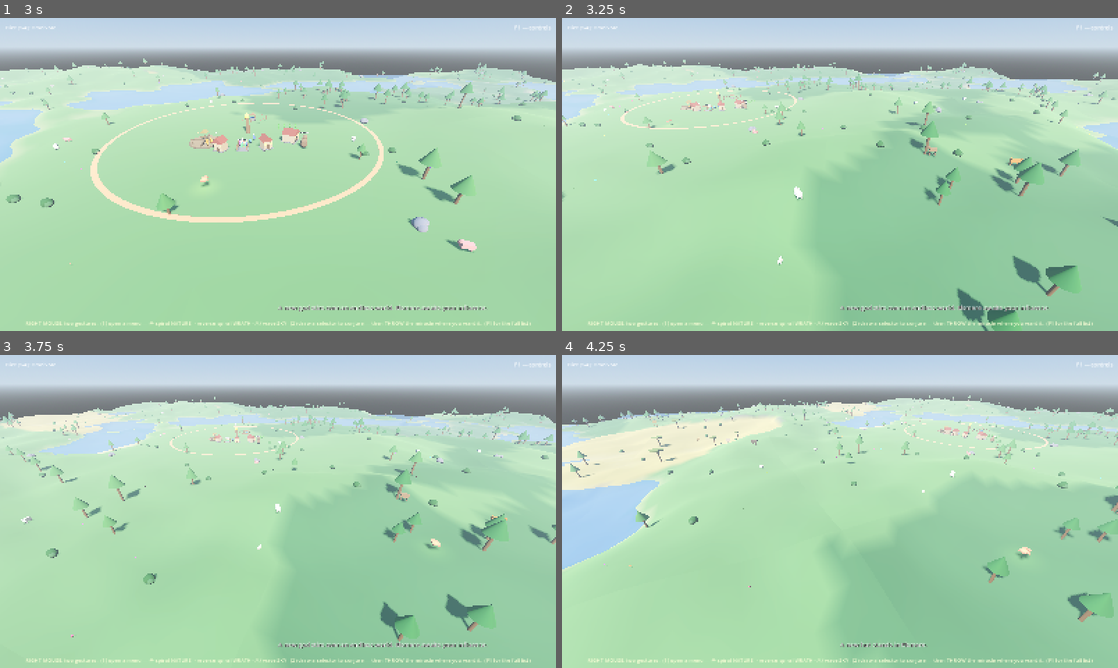
Above: before the commit, frames 1-4 (two rows, left to right).
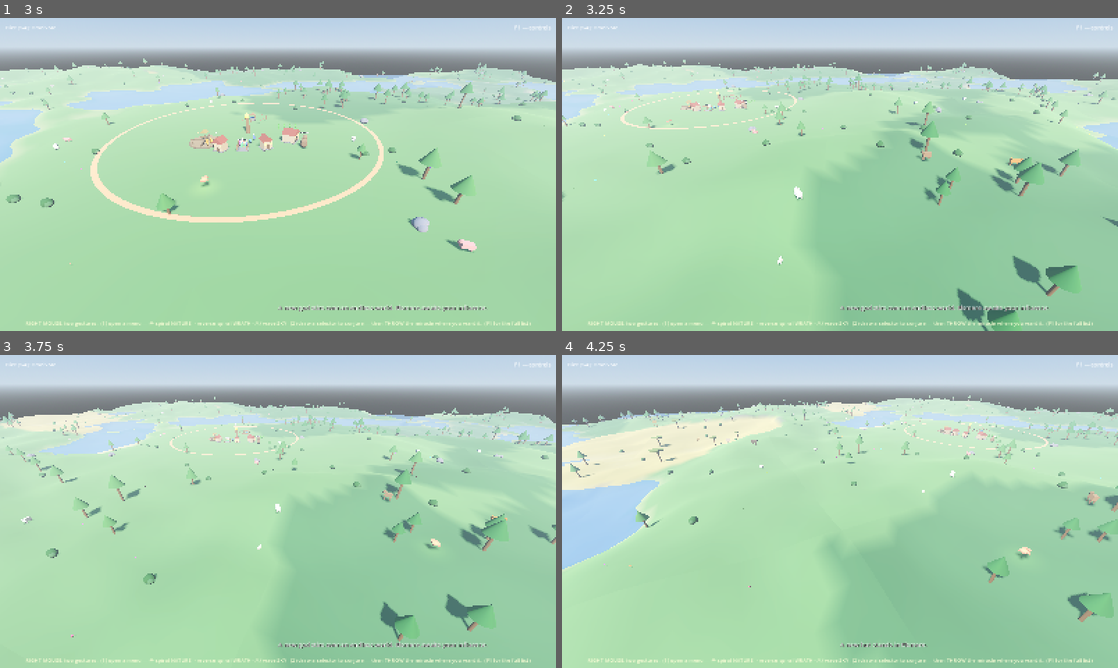
Above: after the commit, the same moments.

Repository: tjloman/tjloman
Game: Godot game, scene res://scenes/main.tscn
Two runs of this game, one before a commit and one after it. Both use one fixed random seed, a clock stepped at 60 frames per second and the inputs below.
Inputs (mouse positions are in pixels of both pictures, inside the frame that each line leads up to):
- Up to frame 1 (3 s): move the mouse to (400, 158) at 0.52 s; hold Right 0.53-1.25 s; hold S (cam_back) 0.53-1.25 s; click (400, 158) at 0.67 s; drag from (166, 190) to (250, 237) at 1.27 s; move the mouse to (333, 105) at 2.02 s; hold Right 2.03-2.75 s; hold A (cam_left) 2.03-2.75 s; drag from (250, 237) to (111, 127) at 2.77 s
- Up to frame 2 (3.25 s): no input
- Up to frame 3 (3.75 s): move the mouse to (444, 558) at 3.52 s; hold Left from 3.53 s (still down); hold Q (cam_rotate_left) from 3.53 s (still down)
- Up to frame 4 (4.25 s): keep holding Left; keep holding Q (cam_rotate_left)

Frame 1 is identical in both runs. In frame 2, less than 0.1% of the frame differs, in the area x 34-68%, y 35-46%; in frame 3, less than 0.1%, in the area x 46-74%, y 34-48%; in frame 4, less than 0.1%.

Commit message:
Periodic obstacle field: villagers, animals, and the creature steer around trees
Not a baked NavigationServer mesh — an endless world of trees that grow,
replant, and burn would need constant, costly re-baking. Instead a new
NavField autoload snapshots the solid obstacles into a spatial grid every
~1.2s, and every mover asks steer() for a direction that flows around the
grove instead of shoving into a trunk.

Only trees and rocks are tracked — the sole things on the collision layer
that actually block walkers (houses/store/farm/edubba are pass-through),
so avoidance never interferes with reaching a building, and the mover's
current goal is exempted so a lumberjack can still walk right up to the
tree it means to chop. Obstacles behind the direction of travel are
ignored, keeping the steering forward-biased and jitter-free. Cheap
enough for the phone build: 9-cell local lookups, one snapshot a second.

Wired into villager, animal, and creature _move_toward. The stuck
watchdogs remain as the last-resort backstop.

Co-Authored-By: Claude Fable 5 <noreply@anthropic.com>
Claude-Session: https://claude.ai/code/session_01NqBKfyc5c6bViy6kUi2S7P

Diff:
--- a/project.godot
+++ b/project.godot
@@ -16,6 +16,7 @@
 
 GameState="*res://scripts/game_state.gd"
 SoundBank="*res://scripts/audio/sound_bank.gd"
+NavField="*res://scripts/nav_field.gd"
 
 [display]
 
--- a/scripts/animals/animal.gd
+++ b/scripts/animals/animal.gd
@@ -442,6 +442,8 @@
 		_apply_gravity_only(delta)
 		return true
 	var dir := to_target.normalized()
+	# Steer around trees and rocks on the way (but not the target).
+	dir = NavField.steer(global_position, dir, 0.4, target)
 	# Beasts don't swim: stop at the water's edge (frogs excepted — they
 	# belong to both worlds).
 	if not spec.get("hops", false):
--- a/scripts/creature/creature.gd
+++ b/scripts/creature/creature.gd
@@ -1253,6 +1253,9 @@
 		_apply_gravity_only(delta)
 		return true
 	var dir := to_target.normalized()
+	# Steer around trees and rocks (not the one it's heading for). A modest
+	# radius so a giant creature glides past groves without over-swerving.
+	dir = NavField.steer(global_position, dir, 0.6, target)
 	# The creature WADES: water is passable but slow — half speed with
 	# its legs in the lake. (A future miracle will let it walk ON water.)
 	if not walks_on_water:
--- /dev/null
+++ b/scripts/nav_field.gd
@@ -0,0 +1,89 @@
+extends Node
+## Autoload `NavField`: a lightweight, periodically-rebuilt obstacle field
+## for local steering around trees and rocks.
+##
+## A baked NavigationServer mesh is the wrong tool here — an endless,
+## streaming world of trees that grow, replant, and burn away would need
+## constant, expensive re-baking. This serves the same end far more
+## cheaply: every REBUILD_PERIOD it snapshots the solid obstacles into a
+## spatial grid, and movers ask `steer()` which way to actually go so they
+## flow around the grove instead of shoving into a trunk.
+##
+## Only TREES and ROCKS are tracked — they're the only things on the
+## collision layer that blocks walkers (buildings are pass-through), so
+## avoiding them is all that's needed, and it never gets in the way of a
+## villager reaching a house, store, or field.
+
+const CELL := 8.0
+const REBUILD_PERIOD := 1.2
+const AVOID_RANGE := 2.2
+
+var _grid := {}          # Vector2i cell -> Array of {p: Vector2, r: float}
+var _timer := 0.0
+
+
+func _process(delta: float) -> void:
+	_timer -= delta
+	if _timer <= 0.0:
+		_timer = REBUILD_PERIOD
+		_rebuild()
+
+
+func _rebuild() -> void:
+	_grid.clear()
+	var st := get_tree()
+	if st == null:
+		return
+	for t in st.get_nodes_in_group("trees"):
+		var tree := t as WildTree
+		if not is_instance_valid(tree) or tree.is_felled() or tree.is_held():
+			continue
+		_add(tree.global_position, 0.45 * tree.scale.x + 0.35)
+	for r in st.get_nodes_in_group("rock_deposits"):
+		if is_instance_valid(r):
+			_add((r as Node3D).global_position, 1.5)
+
+
+func _add(pos: Vector3, radius: float) -> void:
+	var cell := Vector2i(floori(pos.x / CELL), floori(pos.z / CELL))
+	if not _grid.has(cell):
+		_grid[cell] = []
+	_grid[cell].append({"p": Vector2(pos.x, pos.z), "r": radius})
+
+
+## Given a spot, a desired (normalized, xz) direction, and the mover's
+## radius, return an adjusted direction that steers around nearby trees and
+## rocks. `ignore` is a world point whose obstacle is the mover's actual
+## goal (the tree it's walking to chop) — so it isn't repelled from it.
+func steer(pos: Vector3, desired: Vector3, self_radius: float,
+		ignore := Vector3.INF) -> Vector3:
+	var here := Vector2(pos.x, pos.z)
+	var des2 := Vector2(desired.x, desired.z)
+	if des2 == Vector2.ZERO:
+		return desired
+	var ignore2 := Vector2(ignore.x, ignore.z)
+	var has_ignore := ignore != Vector3.INF
+	var push := Vector2.ZERO
+	var center := Vector2i(floori(pos.x / CELL), floori(pos.z / CELL))
+	for dz in [-1, 0, 1]:
+		for dx in [-1, 0, 1]:
+			var cell := center + Vector2i(dx, dz)
+			if not _grid.has(cell):
+				continue
+			for o: Dictionary in _grid[cell]:
+				var op: Vector2 = o["p"]
+				if has_ignore and op.distance_to(ignore2) < 2.0:
+					continue  # this is the goal; don't flee it
+				var off := here - op
+				var d := off.length()
+				var reach: float = o["r"] + self_radius + AVOID_RANGE
+				if d >= reach or d < 0.001:
+					continue
+				# Ignore obstacles behind the direction of travel.
+				if des2.dot((op - here).normalized()) < -0.3:
+					continue
+				push += off.normalized() * ((reach - d) / reach)
+	if push == Vector2.ZERO:
+		return desired
+	var steered := (des2 + push * 1.4).normalized()
+	return Vector3(steered.x, 0, steered.y)
--- a/scripts/villager/villager.gd
+++ b/scripts/villager/villager.gd
@@ -1054,6 +1054,8 @@
 		_apply_gravity_only(delta)
 		return true
 	var dir := to_target.normalized()
+	# Steer around trees and rocks (but not the one we're walking to).
+	dir = NavField.steer(global_position, dir, 0.4, target)
 	# Villagers cannot swim: refuse to step into open water. (The stuck
 	# watchdog re-decides anyone left pacing the shore.)
 	var world := _world()
Not shown, changed: README.md
